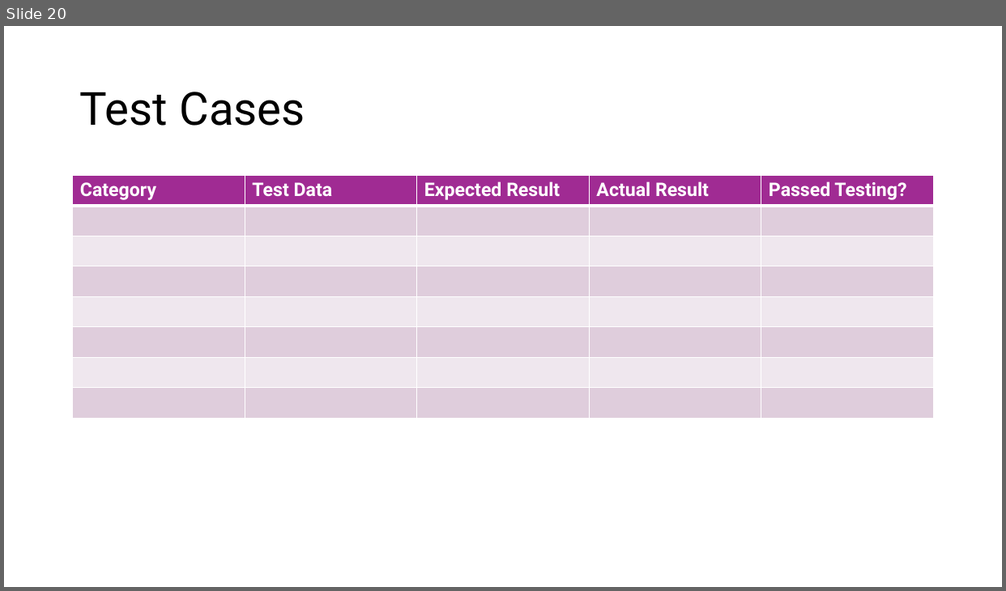
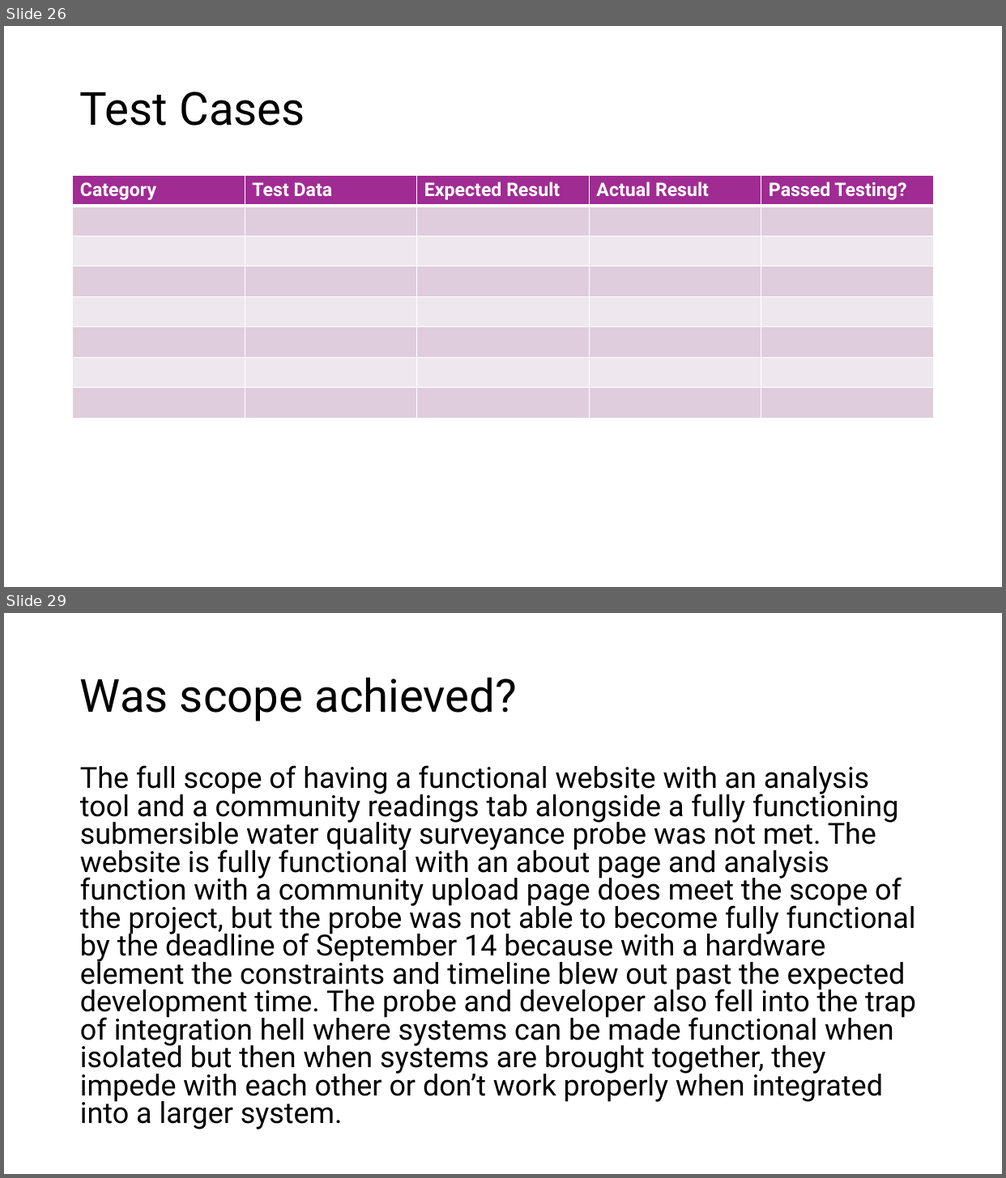
Before and after one commit to theneofan/SWQS_Version_Control, a slide deck: PowerPoint/SWQSPowerpoint.pptx. Shown one above the other, each under a label of ours: slide 20 before the commit, slides 26 and 29 after it; the slides between them are not shown. The pictures are 1006x591 and 1006x1178 pixels, drawn with LibreOffice and Linux fonts; fonts in the diff are those of the drawing. Boxes give left, top, right and bottom in pixels: in the first picture for what was removed or moved away, otherwise in the second. Text is boxed around its words. In the diff, an @@ line names an element or a change of style, - is before the commit and + after.

```diff
--- a/PowerPoint/SWQSPowerpoint.pptx
+++ b/PowerPoint/SWQSPowerpoint.pptx
@@ slide 29 added at box(4, 613, 1002, 1174), background #FFFFFF @@
@@ title added at box(80, 677, 517, 722), 44 pt, text #000000 @@
+Was scope achieved?
@@ text added at box(80, 765, 916, 1130), 28 pt, text #000000 @@
+The full scope of having a functional website with an analysis tool and a community readings tab alongside a fully functioning submersible water quality surveyance probe was not met. The website is fully functional with an about page and analysis function with a community upload page does meet the scope of the project, but the probe was not able to become fully functional by the deadline of September 14 because with a hardware element the constraints and timeline blew out past the expected development time. The probe and developer also fell into the trap of integration hell where systems can be made functional when isolated but then when systems are brought together, they impede with each other or don’t work properly when integrated into a larger system.
@@ what was slide 20 is now slide 26 @@
```
Also in this commit, not shown: 10 other slides added.
